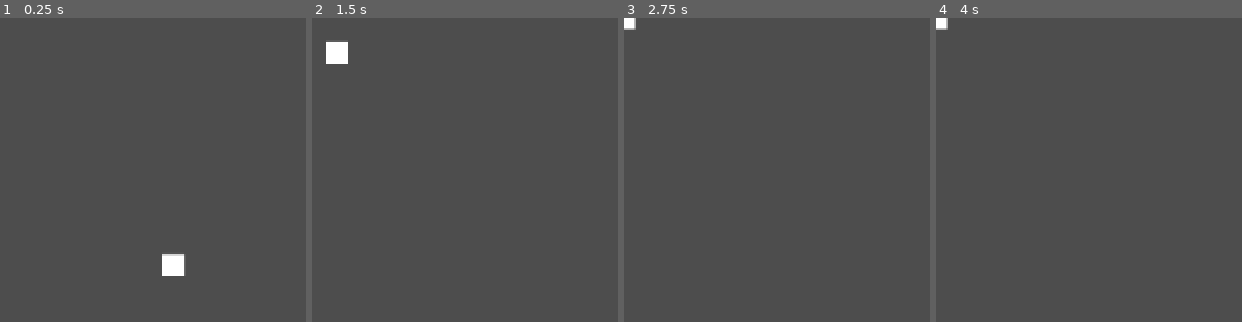
Above: before the commit, frames 1-4 (left to right).
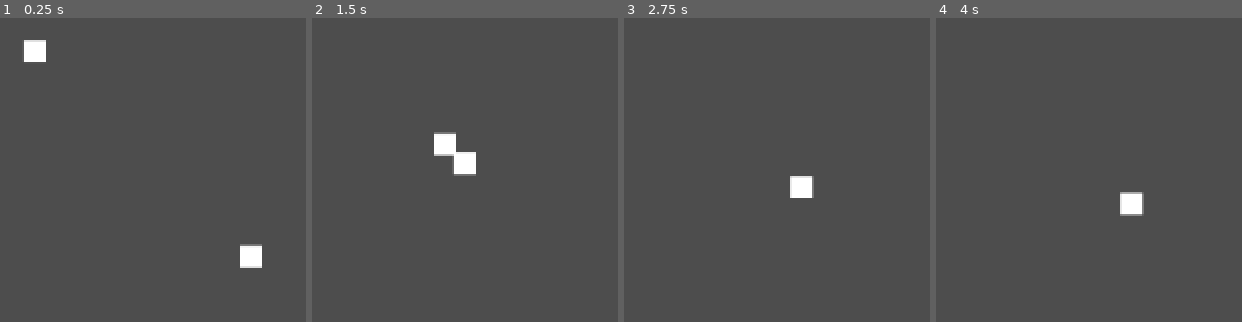
Above: after the commit, the same moments.

Repository: the-alex-g/BTDemo
Game: Godot game, scene res://main/main.tscn
The game is run twice, just before and just after one commit, with the same random seed, the same clock (stepped at 60 frames per second) and the same inputs.
Inputs (mouse positions are in pixels of both pictures, inside the frame that each line leads up to):
- Up to frame 1 (0.25 s): no input
- Up to frame 2 (1.5 s): move the mouse to (outside the picture) at 0.52 s; click (outside the picture) at 0.67 s; drag from (outside the picture) to (outside the picture) at 1.27 s
- Up to frame 3 (2.75 s): move the mouse to (outside the picture) at 2.02 s; click (outside the picture) at 2.17 s
- Up to frame 4 (4 s): tap Enter at 2.75 s; drag from (outside the picture) to (outside the picture) at 2.77 s; tap Space at 3.5 s; move the mouse to (outside the picture) at 3.52 s; click (outside the picture) at 3.67 s

The runs differ from the first frame. In frame 1, 1.6% of the frame differs, in the area x 7-86%, y 7-85%; in frame 2, 1.7%, in the area x 4-54%, y 7-52%; in frame 3, 0.7%; in frame 4, 0.8%.

Commit message:
Add basic status effect framework

Diff:
--- a/project/main/main.tscn
+++ b/project/main/main.tscn
@@ -1,30 +1,9 @@
-[gd_scene load_steps=7 format=3 uid="uid://bj7jphwpqxudx"]
+[gd_scene load_steps=5 format=3 uid="uid://bj7jphwpqxudx"]
 
 [ext_resource type="PackedScene" uid="uid://qsntsu2gitn8" path="res://soldier/soldier.tscn" id="1_qki3t"]
 [ext_resource type="Script" path="res://main/main.gd" id="1_yx2gc"]
-[ext_resource type="Script" path="res://soldier/soldier_config.gd" id="2_jamke"]
+[ext_resource type="Resource" uid="uid://dewrcabjlkfkm" path="res://soldier/test_soldier.tres" id="3_k4kor"]
 [ext_resource type="Script" path="res://addons/beehave/blackboard.gd" id="4_6qy0m"]
-[ext_resource type="Texture2D" uid="uid://eses36jhahi7" path="res://soldier/test.png" id="4_qm54r"]
-
-[sub_resource type="Resource" id="Resource_qfow7"]
-script = ExtResource("2_jamke")
-target_enemies = true
-target_allies = false
-target_type = 0
-target_distance = 0
-attack_type = 0
-attack_range = 100.0
-attack_cooldown_time = 1.0
-cooldown_time_variance = 0.25
-damage = 5
-damage_variance = 1
-health = 20
-speed = 150.0
-frame_size = Vector2(16, 16)
-attack_frames_per_second = 5
-idle_sprite_sheet = ExtResource("4_qm54r")
-idle_frames_per_second = 5
-walk_frames_per_second = 5
 
 [node name="Main" type="Node2D"]
 script = ExtResource("1_yx2gc")
@@ -32,8 +11,12 @@
 [node name="SoldierContainer" type="Node2D" parent="."]
 
 [node name="Soldier" parent="SoldierContainer" instance=ExtResource("1_qki3t")]
-position = Vector2(147, 209)
-config = SubResource("Resource_qfow7")
+config = ExtResource("3_k4kor")
+
+[node name="Soldier2" parent="SoldierContainer" instance=ExtResource("1_qki3t")]
+position = Vector2(208, 198)
+config = ExtResource("3_k4kor")
+team_index = 1
 
 [node name="Blackboard" type="Node" parent="."]
 script = ExtResource("4_6qy0m")
--- a/project/soldier/attack.gd
+++ b/project/soldier/attack.gd
@@ -2,7 +2,9 @@
 extends Resource
 
 var damage := 0
+var statuses : Array[StatusEffect] = []
 
 
-func _init(n_damage := damage) -> void:
+func _init(n_damage := damage, n_statuses := statuses) -> void:
 	damage = n_damage
+	statuses = n_statuses
--- /dev/null
+++ b/project/soldier/bleed.gd
@@ -0,0 +1,13 @@
+class_name Bleed
+extends StatusEffect
+
+@export var damage := 1
+
+
+func _init()->void:
+	type = StatusType.BLEED
+
+
+func _evaluate()->void:
+	_affected_node.damage(damage)
+	super._evaluate()
--- a/project/soldier/soldier.gd
+++ b/project/soldier/soldier.gd
@@ -66,6 +66,7 @@
 func _generate_attack()->Attack:
 	var new_attack := Attack.new()
 	new_attack.damage = _get_attack_damage()
+	new_attack.statuses = config.get_attack_statuses()
 	return new_attack
 
 
@@ -74,7 +75,13 @@
 
 
 func hit_with_attack(incoming_attack:Attack)->void:
-	config.health -= incoming_attack.damage
+	damage(incoming_attack.damage)
+	for status in incoming_attack.statuses:
+		apply_status(status)
+
+
+func damage(amount:int)->void:
+	config.health -= amount
 	print("Ouch! ", name, " only has ", config.health, " health left!")
 	if config.health <= 0:
 		_die()
@@ -94,6 +101,11 @@
 	var stored : Array = blackboard.get_value(array_name, [], GLOBAL_BLACKBOARD_NAME)
 	stored.erase(item)
 	blackboard.set_value(array_name, stored, GLOBAL_BLACKBOARD_NAME)
+
+
+func apply_status(status:StatusEffect)->void:
+	if not config.is_immune_to(status):
+		add_child(status)
 
 
 func set_behavior_tree_blackboard(blackboard:Blackboard)->void:
--- a/project/soldier/soldier_config.gd
+++ b/project/soldier/soldier_config.gd
@@ -19,6 +19,7 @@
 @export_category("Attacking")
 @export var attack_type := AttackType.MELEE
 @export var attack_range := 100.0
+@export var attack_statuses : Array[StatusEffect.StatusType] = []
 @export_group("Cooldown")
 @export var attack_cooldown_time := 1.0
 @export var cooldown_time_variance := 0.25 : get = _get_cooldown_time_variance
@@ -28,6 +29,7 @@
 @export_category("Stats")
 @export var health := 20 : set = _set_health
 @export var speed := 150.0
+@export var status_immunities : Array[StatusEffect.StatusType] = []
 @export_category("Animation")
 @export var frame_size := Vector2(16, 16)
 @export_group("Attack")
@@ -55,3 +57,14 @@
 
 func _get_damage_variance()->int:
 	return clamp(damage_variance, 0, damage)
+
+
+func get_attack_statuses()->Array[StatusEffect]:
+	var statuses : Array[StatusEffect] = []
+	for status_type in attack_statuses:
+		statuses.append(StatusEffect.get_status_node(status_type))
+	return statuses
+
+
+func is_immune_to(status:StatusEffect)->bool:
+	return status_immunities.has(status.type)
--- /dev/null
+++ b/project/soldier/status_effect.gd
@@ -0,0 +1,44 @@
+class_name StatusEffect
+extends Node
+
+static var _status_type_to_node = {
+	StatusType.UNTYPED:StatusEffect,
+	StatusType.BLEED:Bleed
+}
+
+enum StatusType {UNTYPED, BLEED}
+
+@export var period := 1.0
+@export var duration := 3
+
+var _effect_timer : Timer
+@warning_ignore("unused_private_class_variable")
+var type := StatusType.UNTYPED
+
+@warning_ignore("unused_private_class_variable")
+@onready var _affected_node : Soldier = get_parent()
+
+
+func _ready()->void:
+	_add_timer()
+
+
+func _add_timer()->void:
+	_effect_timer = Timer.new()
+	add_child(_effect_timer)
+	_effect_timer.start(period)
+	_effect_timer.timeout.connect(_evaluate)
+
+
+func _evaluate()->void:
+	duration -= 1
+	if duration <= 0:
+		_remove_status()
+
+
+func _remove_status()->void:
+	queue_free()
+
+
+static func get_status_node(status_type:StatusType)->StatusEffect:
+	return _status_type_to_node[status_type].new()
--- /dev/null
+++ b/project/soldier/test_soldier.tres
@@ -0,0 +1,26 @@
+[gd_resource type="Resource" script_class="SoldierConfig" load_steps=3 format=3 uid="uid://dewrcabjlkfkm"]
+
+[ext_resource type="Script" path="res://soldier/soldier_config.gd" id="1_edh67"]
+[ext_resource type="Texture2D" uid="uid://eses36jhahi7" path="res://soldier/test.png" id="1_fqlfb"]
+
+[resource]
+script = ExtResource("1_edh67")
+target_enemies = true
+target_allies = false
+target_type = 0
+target_distance = 0
+attack_type = 0
+attack_range = 100.0
+attack_statuses = Array[int]([1])
+attack_cooldown_time = 1.0
+cooldown_time_variance = 0.25
+damage = 5
+damage_variance = 1
+health = 20
+speed = 150.0
+status_immunities = Array[int]([1])
+frame_size = Vector2(16, 16)
+attack_frames_per_second = 5
+idle_sprite_sheet = ExtResource("1_fqlfb")
+idle_frames_per_second = 5
+walk_frames_per_second = 5
